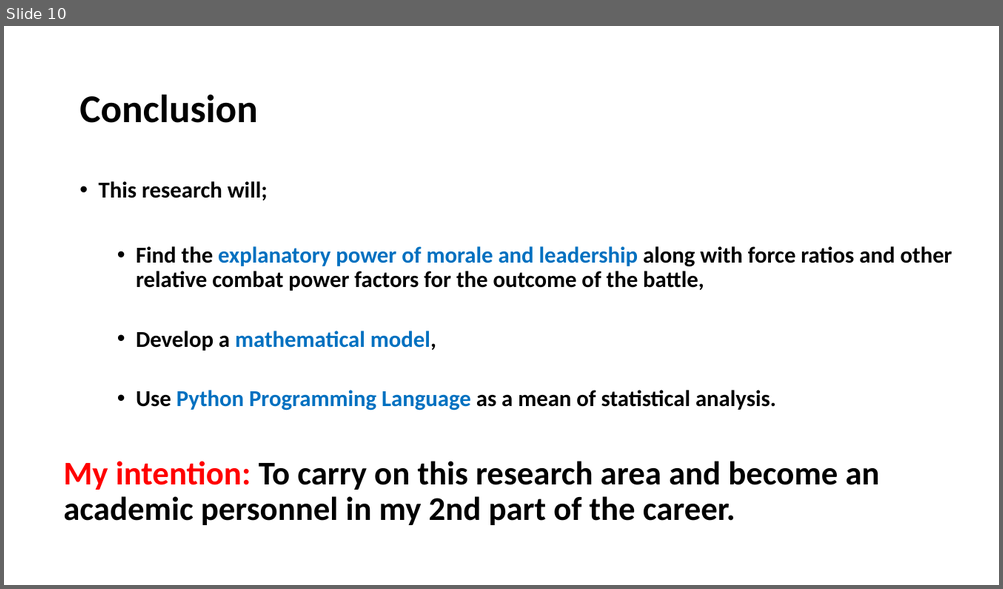
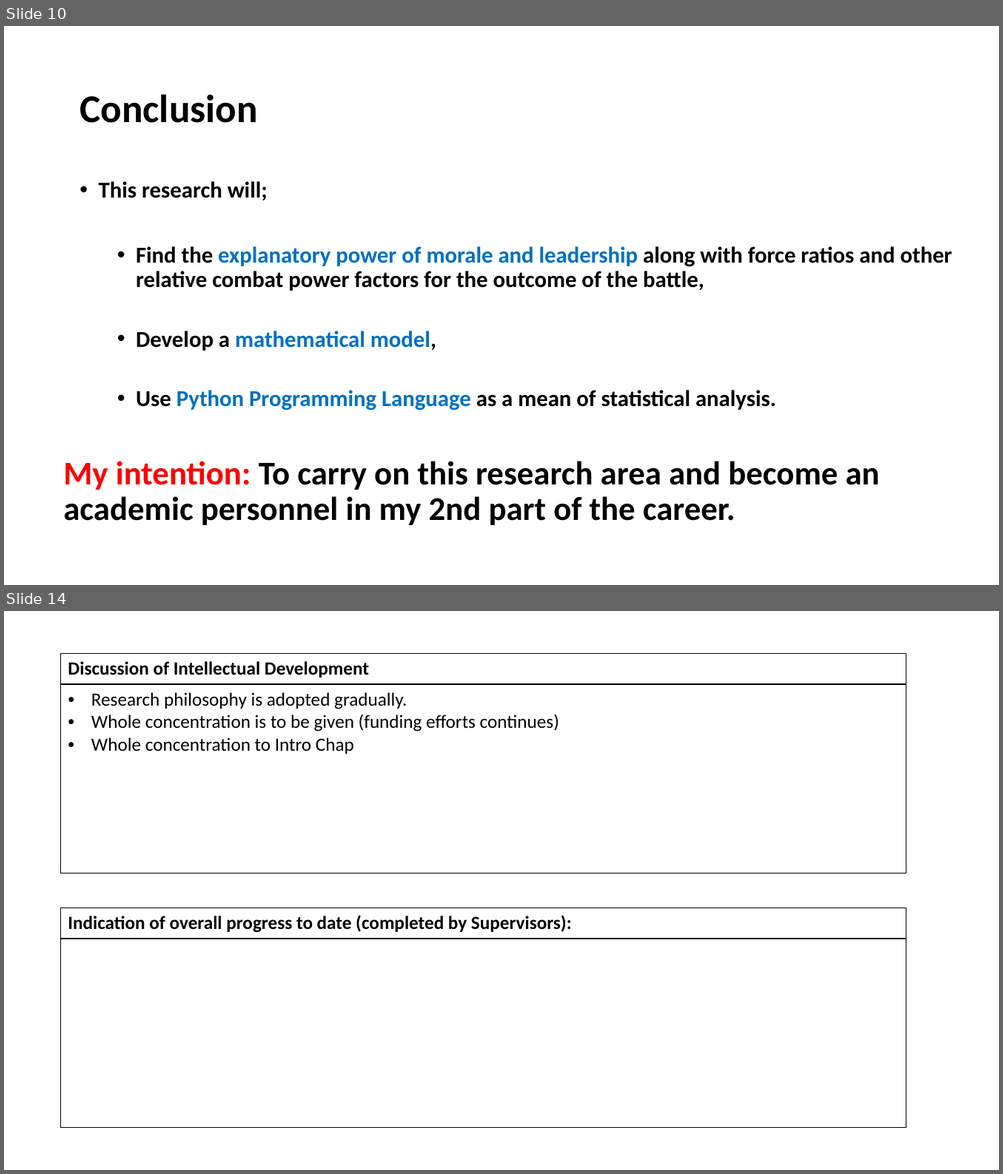
Before and after one commit to GurkanGitHub/PhD, a slide deck: PhD Discussion.pptx. Shown one above the other, each under a label of ours: slide 10 before the commit, slides 10 and 14 after it; the slides between them are not shown. The pictures are 1003x589 and 1003x1174 pixels, drawn with LibreOffice and Linux fonts; fonts in the diff are those of the drawing. Boxes give left, top, right and bottom in pixels: in the first picture for what was removed or moved away, otherwise in the second. Text is boxed around its words. In the diff, an @@ line names an element or a change of style, - is before the commit and + after.

```diff
--- a/PhD Discussion.pptx
+++ b/PhD Discussion.pptx
@@ slide 14 added at (4,611,999,1170), background #FFFFFF @@
@@ table added at (61,653,906,874), 2 rows, 1 columns @@
+Discussion of Intellectual Development
+Research philosophy is adopted gradually. / Whole concentration is to be given (funding efforts continues) / Whole concentration to Intro Chap
@@ table added at (61,908,906,1128), 2 rows, 1 columns @@
+Indication of overall progress to date (completed by Supervisors):
+
```
Also in this commit, not shown: 7 other slides added, 4 other files.
